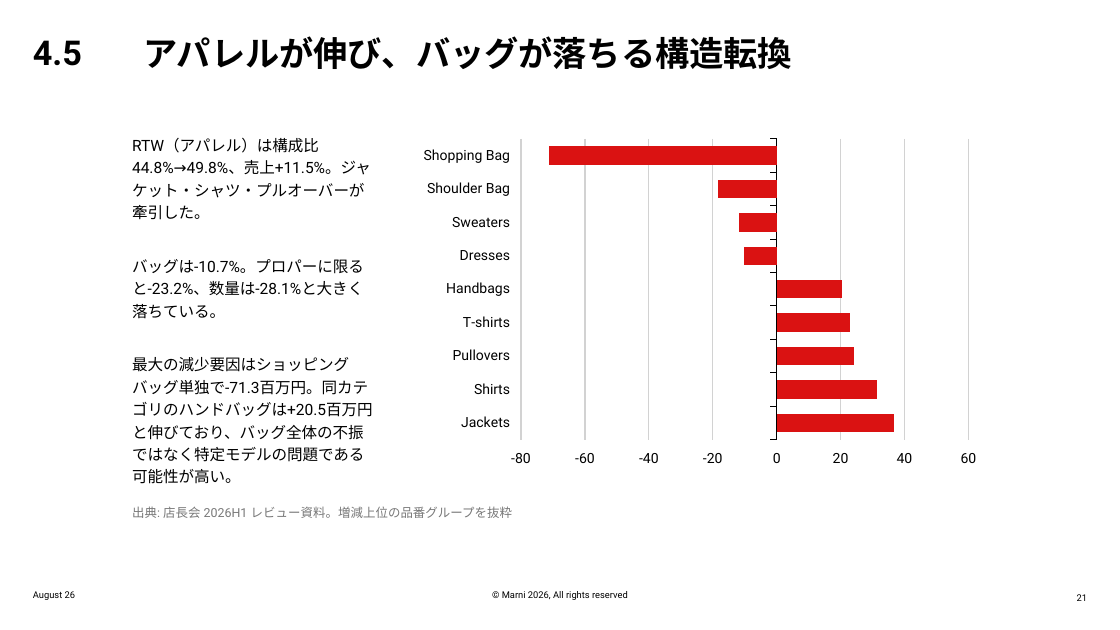
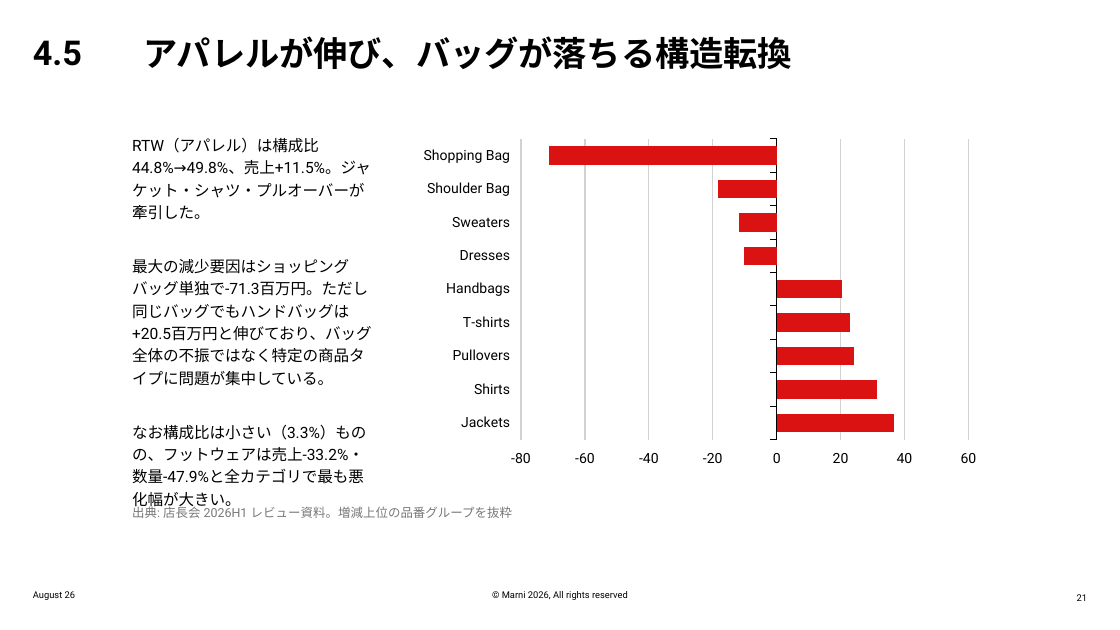
Before and after one commit to classicstyle74-sys/claude-code-workspace, a slide deck: slide 21 of deck/MARNI_2026H1_Sales_Review.pptx. Drawn at 1120x630 pixels with LibreOffice and Linux fonts; fonts in the diff are those of the drawing; background and template pictures are left out. Boxes give left, top, right and bottom in pixels: in the first picture for what was removed or moved away, otherwise in the second. Text is boxed around its words. In the diff, an @@ line names an element or a change of style, - is before the commit and + after.

```diff
--- a/deck/MARNI_2026H1_Sales_Review.pptx
+++ b/deck/MARNI_2026H1_Sales_Review.pptx
@@ text at [132, 259, 371, 483]: text changed @@
-バッグは-10.7%。プロパーに限ると-23.2%、数量は-28.1%と大きく落ちている。
-最大の減少要因はショッピングバッグ単独で-71.3百万円。同カテゴリのハンドバッグは+20.5百万円と伸びており、バッグ全体の不振ではなく特定モデルの問題である可能性が高い。
+最大の減少要因はショッピングバッグ単独で-71.3百万円。ただし同じバッグでもハンドバッグは+20.5百万円と伸びており、バッグ全体の不振ではなく特定の商品タイプに問題が集中している。
+なお構成比は小さい（3.3%）ものの、フットウェアは売上-33.2%・数量-47.9%と全カテゴリで最も悪化幅が大きい。
```
Also in this commit, not shown: 6 other slides changed, 1 slide added, 1 other file.
